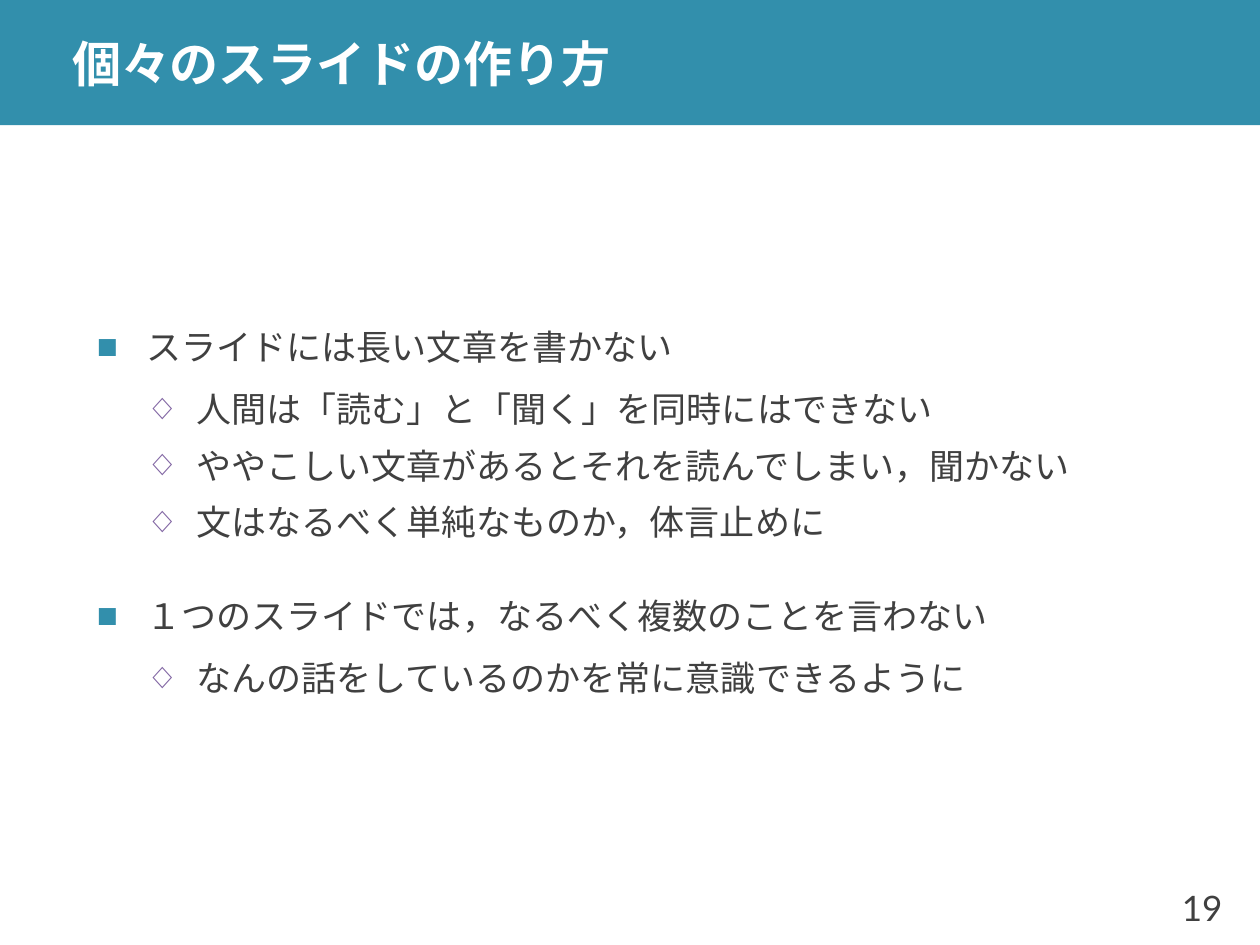
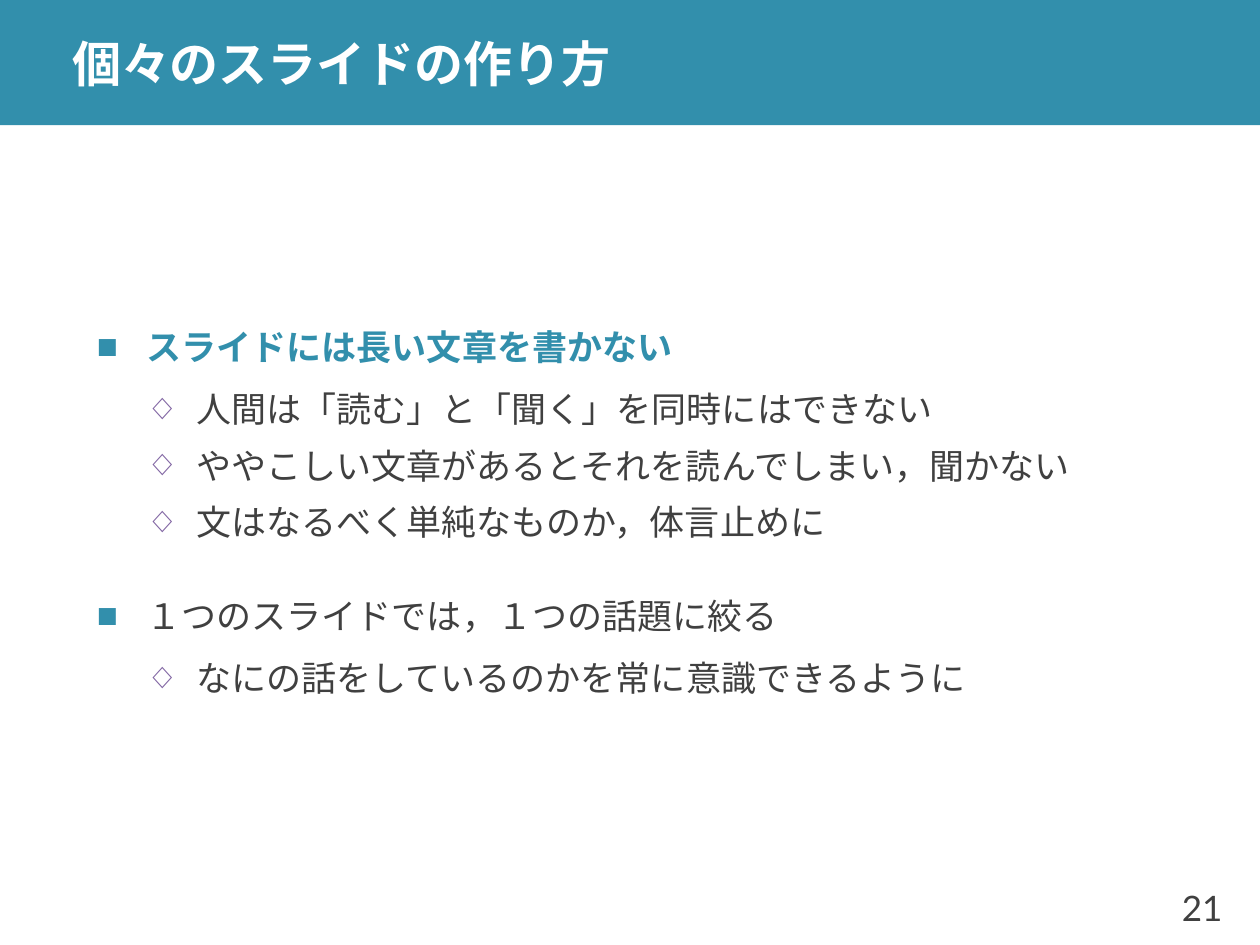
Before and after one commit to shioya-lab/how-to, a slide deck: slide 21 of slide.pptx (slide 19 before the commit). Drawn at 1260x945 pixels with LibreOffice and Linux fonts; fonts in the diff are those of the drawing. Boxes give left, top, right and bottom in pixels: in the first picture for what was removed or moved away, otherwise in the second. Text is boxed around its words. In the diff, an @@ line names an element or a change of style, - is before the commit and + after.

Commit message:
スライドの作り方を v2 に更新

```diff
--- a/slide.pptx
+++ b/slide.pptx
@@ text at (x1=147, y1=330, x2=673, y2=364): text colour #404040 to #328FAC, bold on in "スライドには長い文章を書かない" @@
@@ text at (x1=147, y1=599, x2=966, y2=694): text changed @@
-■ １つのスライドでは，なるべく複数のことを言わない
-  ◇ なんの話をしているのかを常に意識できるように
+■ １つのスライドでは，１つの話題に絞る
+  ◇ なにの話をしているのかを常に意識できるように
@@ page number at (x1=1182, y1=895, x2=1223, y2=921): text changed @@
-19
+21
```
Also in this commit, not shown: 10 other slides changed, 2 slides added, 1 other file.
